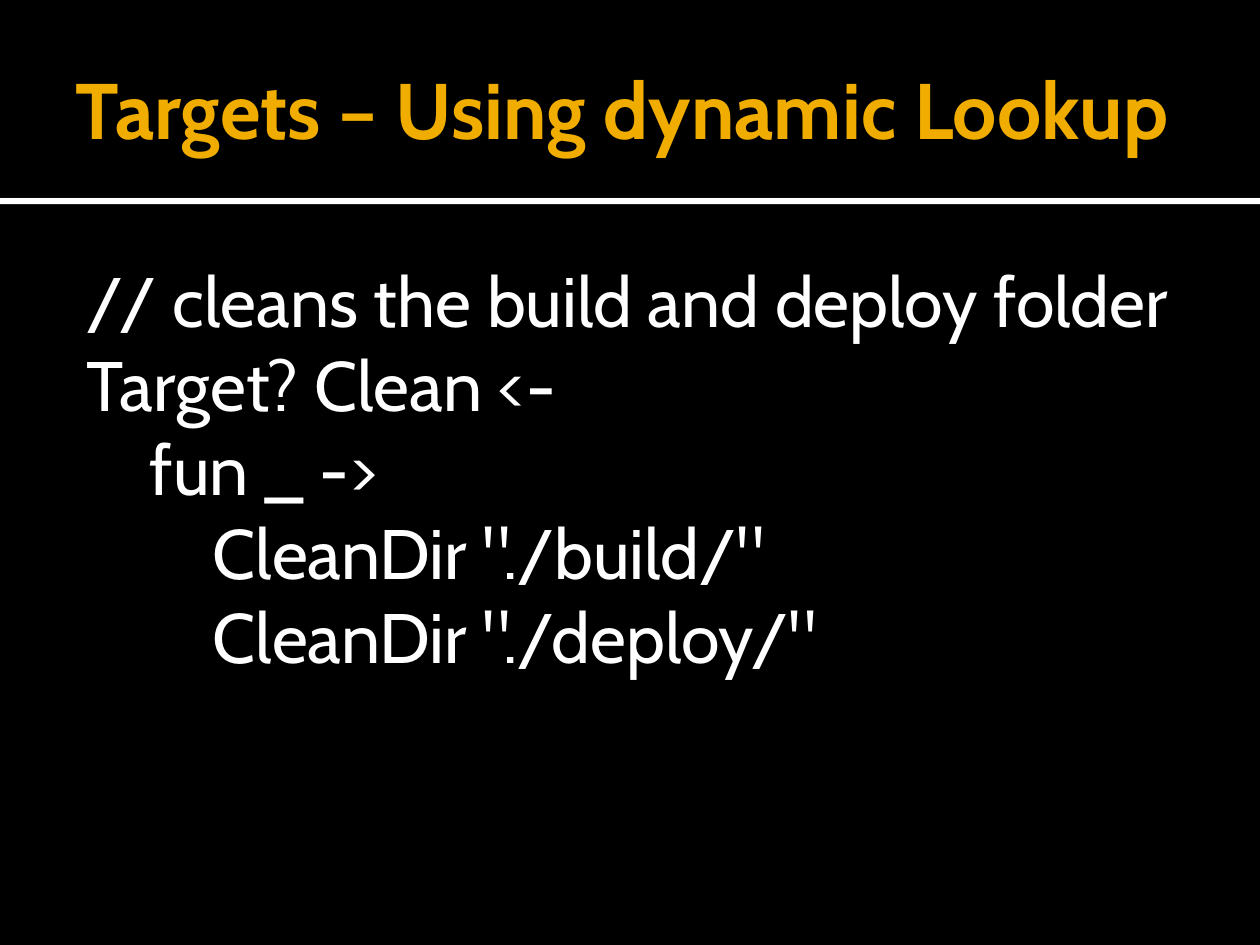
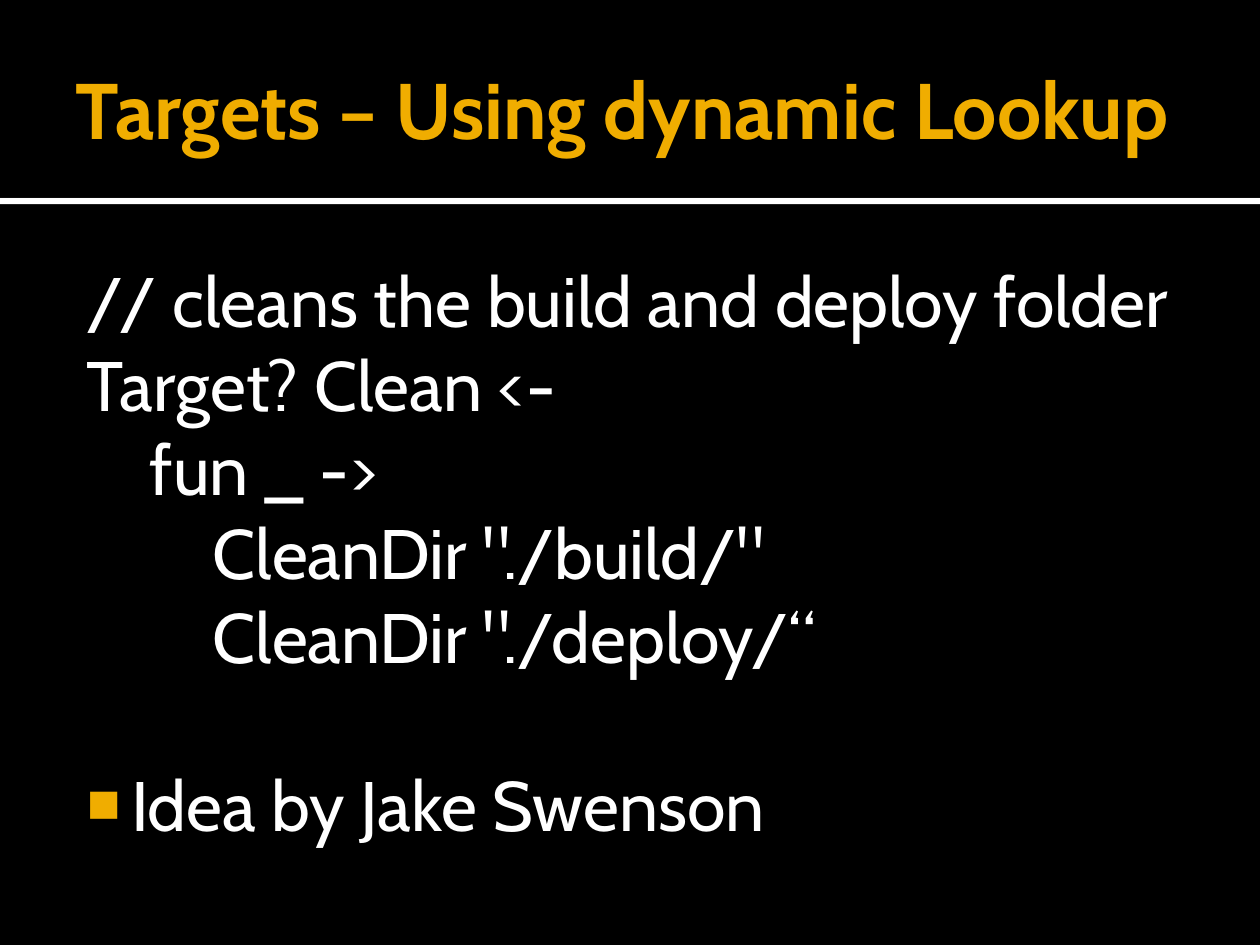
Before and after one commit to forki/TechEdTalk, a slide deck: slide 8 of Meeting.pptx (slide 6 before the commit). Drawn at 1260x945 pixels with LibreOffice and Linux fonts; fonts in the diff are those of the drawing. Boxes give left, top, right and bottom in pixels: in the first picture for what was removed or moved away, otherwise in the second. Text is boxed around its words. In the diff, an @@ line names an element or a change of style, - is before the commit and + after.

```diff
--- a/Meeting.pptx
+++ b/Meeting.pptx
@@ text at (131, 610, 817, 847): text changed @@
-CleanDir "./deploy/"
+CleanDir "./deploy/“
+■ Idea by Jake Swenson
```
Also in this commit, not shown: 8 other slides changed, 6 slides added.
